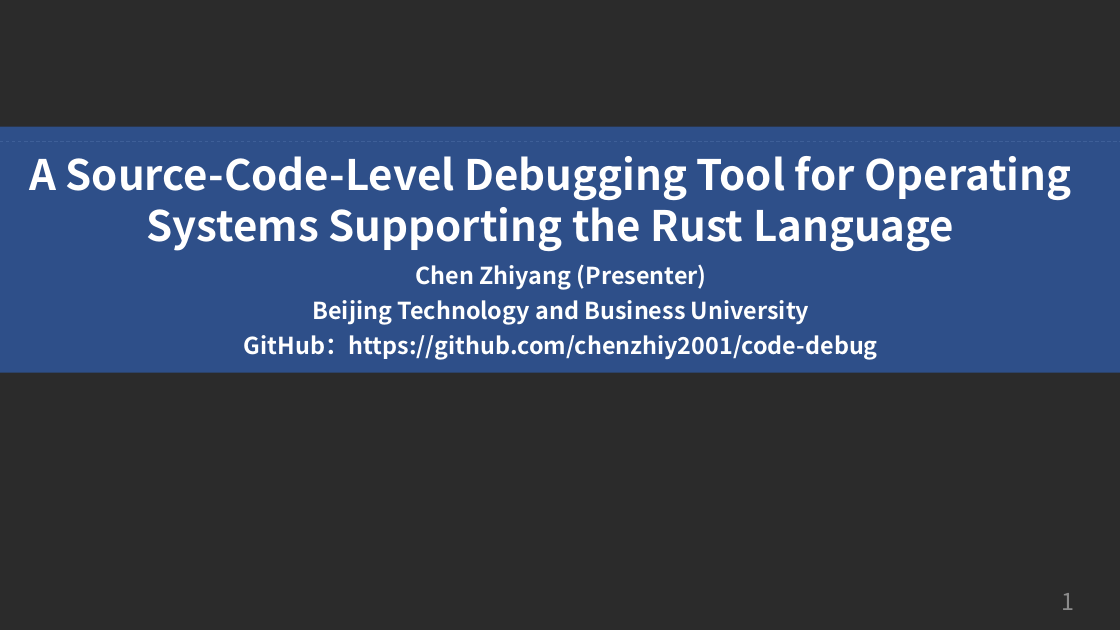
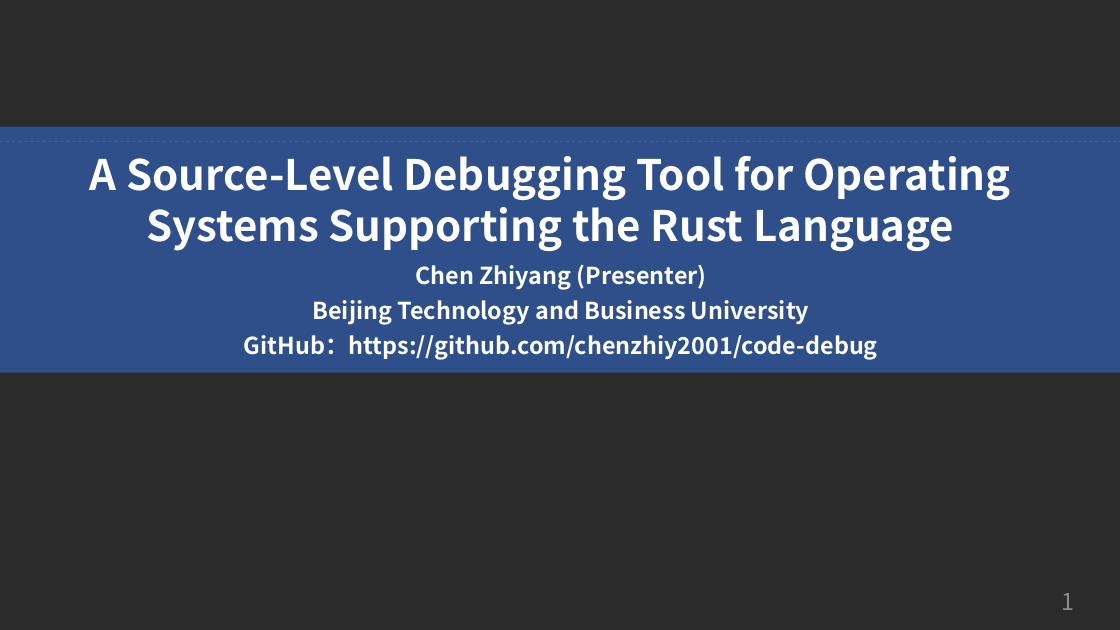
Before and after one commit to chenzhiy2001/code-debug-paper, a slide deck: slide 1 of ICCEA.pptx. Drawn at 1120x630 pixels with LibreOffice and Linux fonts; fonts in the diff are those of the drawing; background and template pictures are left out; a plain dark background stands for a picture behind light text. Boxes give left, top, right and bottom in pixels: in the first picture for what was removed or moved away, otherwise in the second. Text is boxed around its words. In the diff, an @@ line names an element or a change of style, - is before the commit and + after.

```diff
--- a/ICCEA.pptx
+++ b/ICCEA.pptx
@@ text at bbox=[90, 156, 1011, 251]: text changed @@
-A Source-Code-Level Debugging Tool for Operating Systems Supporting the Rust Language
+A Source-Level Debugging Tool for Operating Systems Supporting the Rust Language
```
Also in this commit, not shown: 10 other slides changed.
